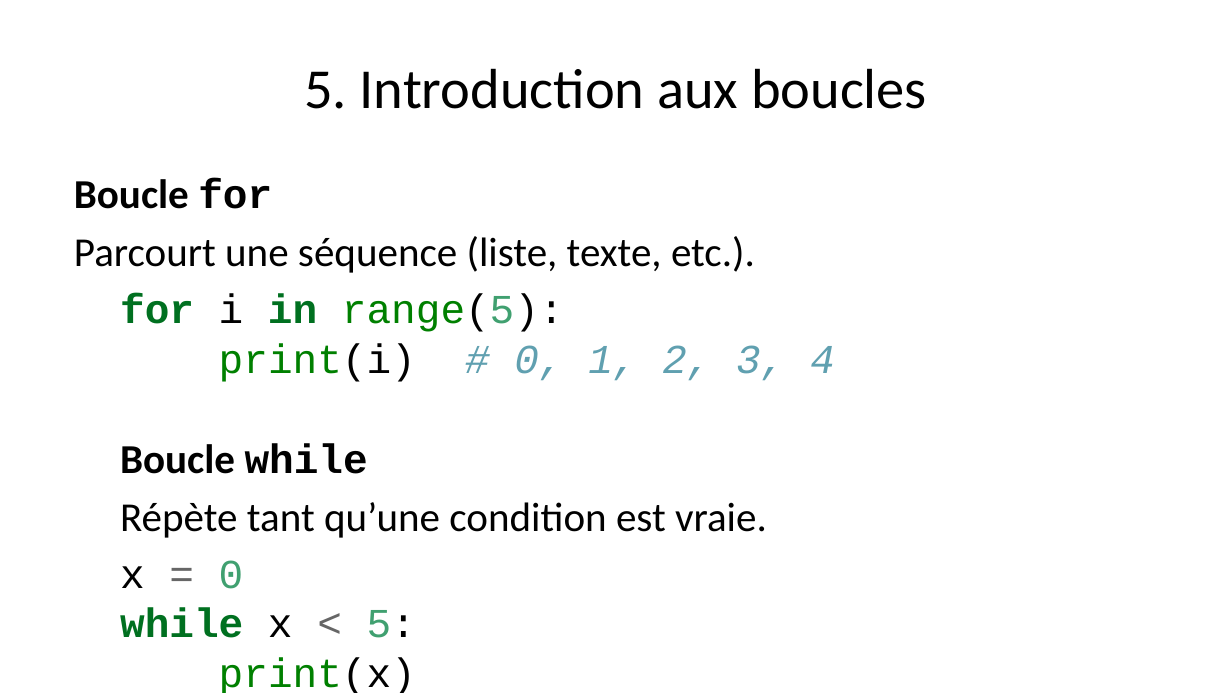
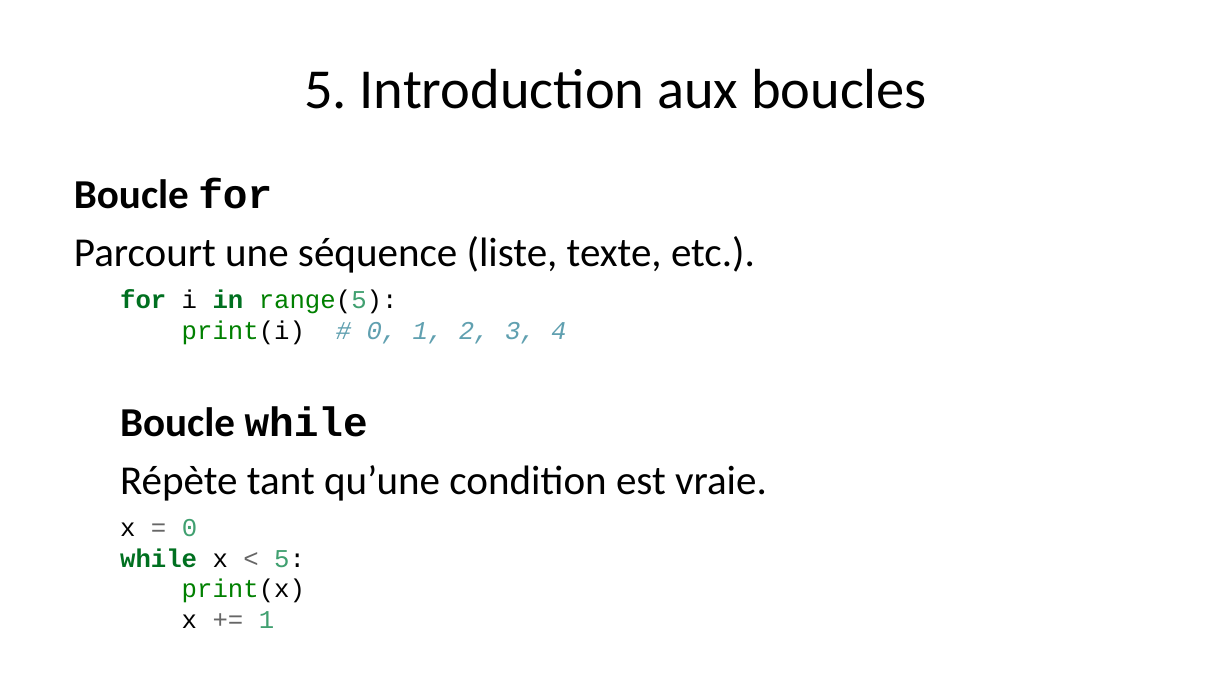
Before and after one commit to PierreKoerber/PythonWorkshop, a slide deck: slide 7 of jour03/presentation.pptx. Drawn at 1232x693 pixels with LibreOffice and Linux fonts; fonts in the diff are those of the drawing. Boxes give left, top, right and bottom in pixels: in the first picture for what was removed or moved away, otherwise in the second. Text is boxed around its words. In the diff, an @@ line names an element or a change of style, - is before the commit and + after.

```diff
--- a/jour03/presentation.pptx
+++ b/jour03/presentation.pptx
@@ text at (120,289,566,628): size 24 to 15 pt in "for i in range(5): print(i) # 0, ...", "x = 0 while x < 5: ..." @@
```
Also in this commit, not shown: 3 other slides changed, 2 slides added, 1 slide removed, 4 other files.
